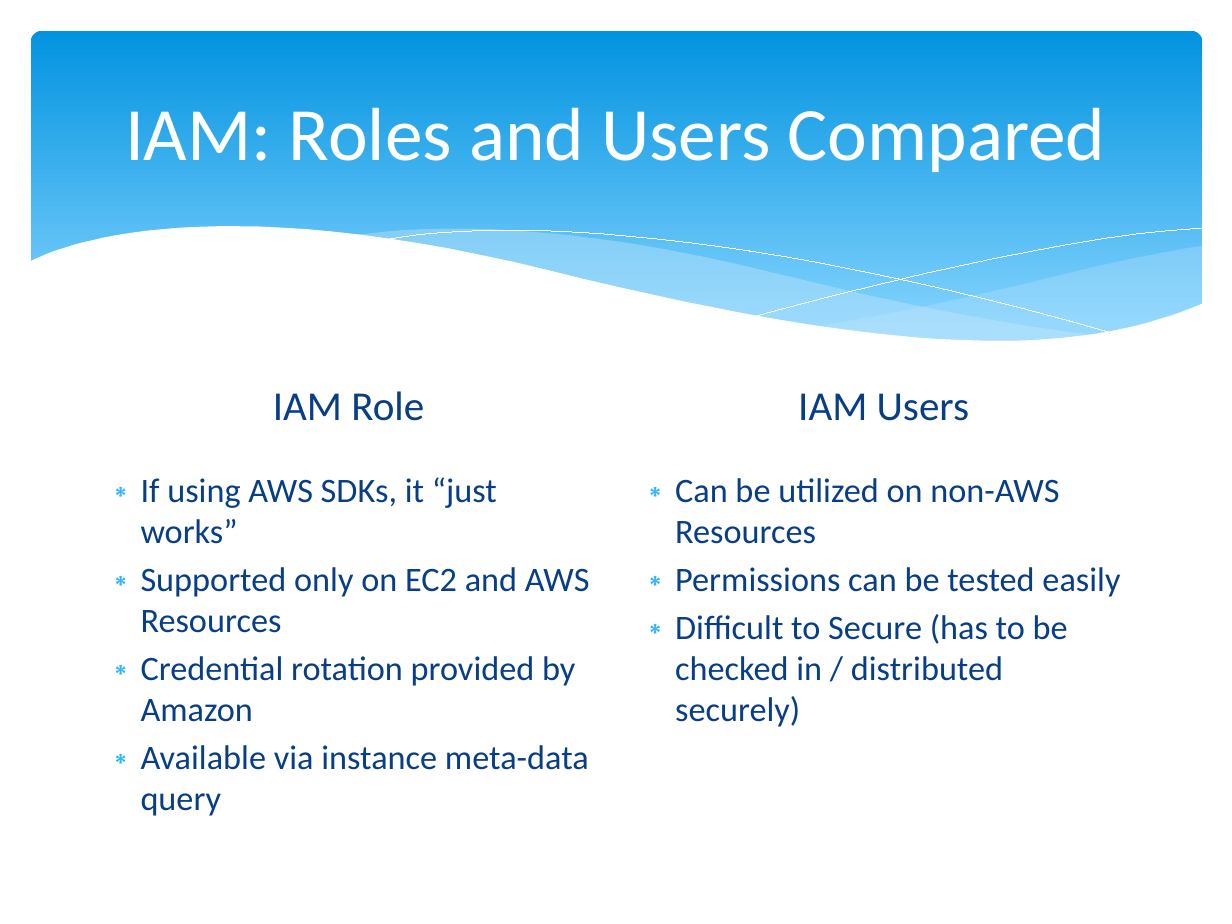
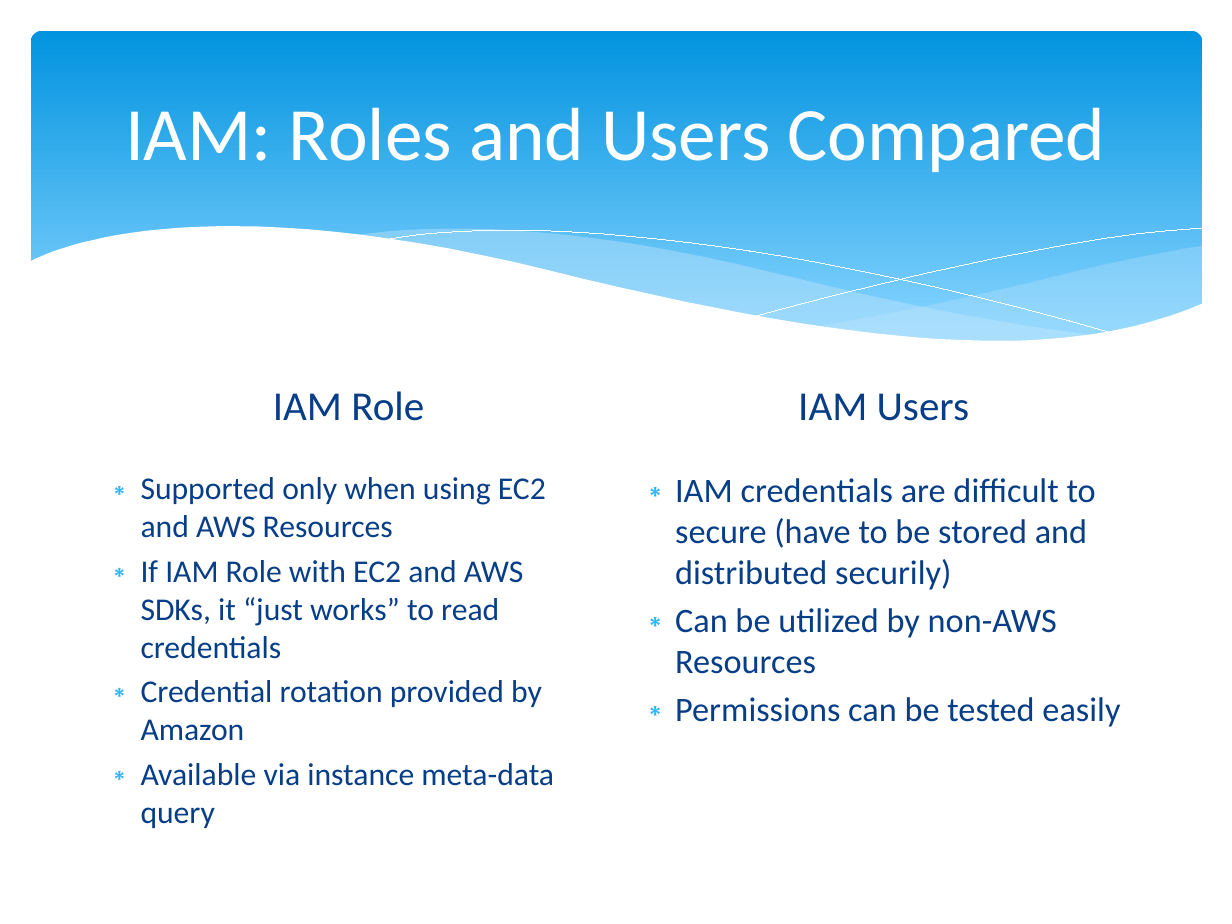
Before and after one commit to cloudavail/awstraining, a slide deck: slide 14 of aws-iam/aws-iam.pptx (slide 10 before the commit). Drawn at 1232x924 pixels with LibreOffice and Linux fonts; fonts in the diff are those of the drawing. Boxes give left, top, right and bottom in pixels: in the first picture for what was removed or moved away, otherwise in the second. Text is boxed around its words. In the diff, an @@ line names an element or a change of style, - is before the commit and + after.

Commit message:
assorted cleanup regarding IAM roles

```diff
--- a/aws-iam/aws-iam.pptx
+++ b/aws-iam/aws-iam.pptx
@@ text at [141,477,546,659]: text changed; size 20 to 18.5 pt @@
-∗ If using AWS SDKs, it “just works”
-∗ Supported only on EC2 and AWS Resources
+∗ Supported only when using EC2 and AWS Resources
+∗ If IAM Role with EC2 and AWS SDKs, it “just works” to read credentials
@@ text at [675,478,1096,674]: text changed @@
-∗ Can be utilized on non-AWS Resources
+∗ IAM credentials are difficult to secure (have to be stored and distributed securily)
+∗ Can be utilized by non-AWS Resources
@@ text at [675,614,1068,727]: paragraph removed @@
-∗ Difficult to Secure (has to be checked in / distributed securely)
@@ text at [141,680,554,828]: size 20 to 18.5 pt in "Credential rotation provided by Amazon", "Available via instance meta-data query" @@
```
Also in this commit, not shown: 6 other slides changed, 1 slide added.
